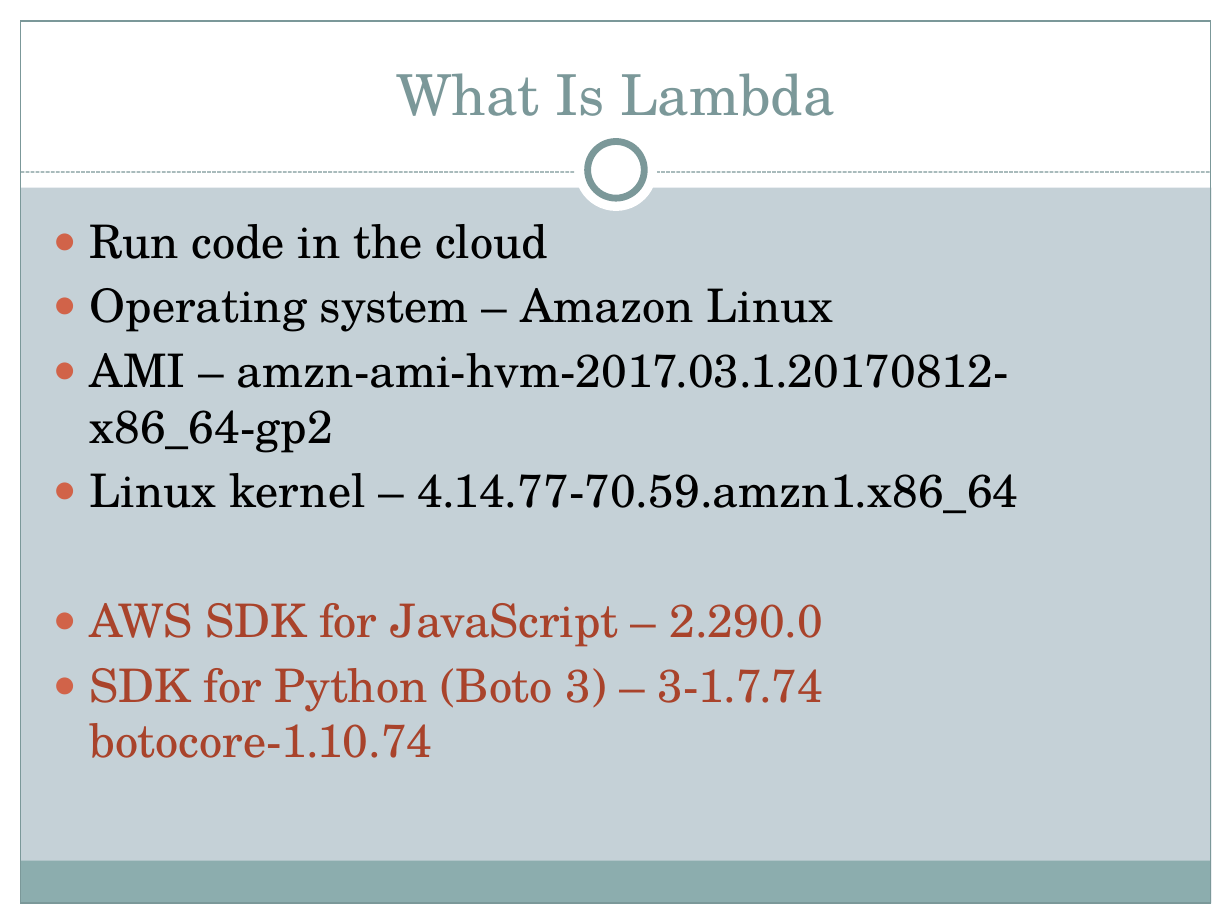
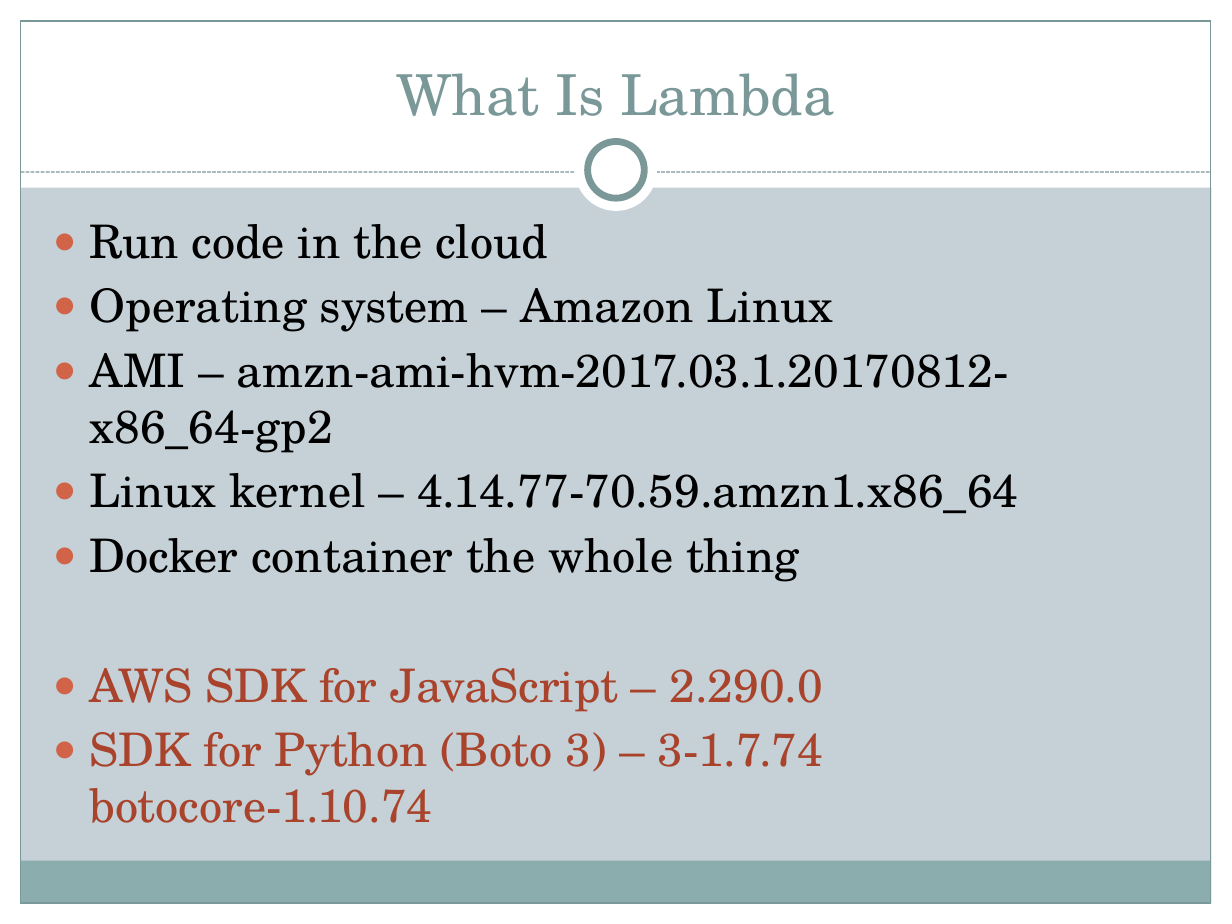
Before and after one commit to motobreath/lambda-lambda-lambda, a slide deck: slide 4 of lambda-lambda-lambda.pptx. Drawn at 1232x924 pixels with LibreOffice and Linux fonts; fonts in the diff are those of the drawing. Boxes give left, top, right and bottom in pixels: in the first picture for what was removed or moved away, otherwise in the second. Text is boxed around its words. In the diff, an @@ line names an element or a change of style, - is before the commit and + after.

Commit message:
latest lambda talk

```diff
--- a/lambda-lambda-lambda.pptx
+++ b/lambda-lambda-lambda.pptx
@@ text at (90, 538, 800, 582): paragraph added @@
+● Docker container the whole thing
```
Also in this commit, not shown: 8 other slides changed, 6 slides added.
